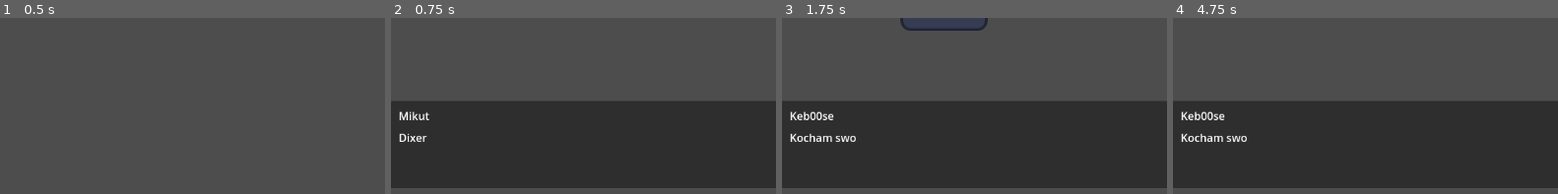
Above: before the commit, frames 1-4 (left to right).
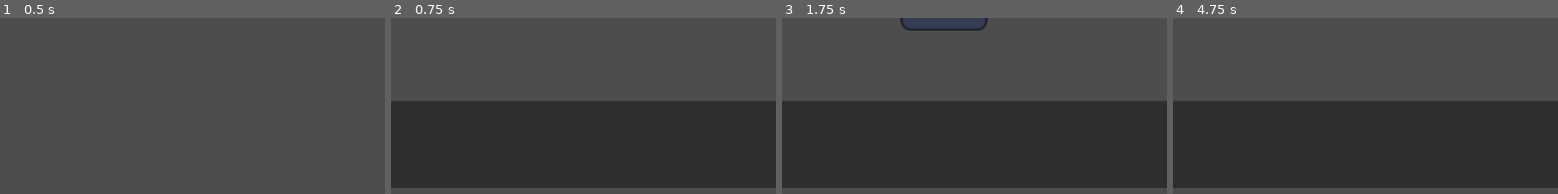
Above: after the commit, the same moments.

Repository: Frajerskie-Game-Studio/Shadow-Delivery
Game: Godot game, scene res://Entieties/dixer.tscn
Same seed, same stepped clock (60 frames per second), same inputs: the game is played once before the commit and once after it. The engine's default icon, where the game draws it, is replaced by a stand-in: a white triangle on a blue panel in a dark square.
Inputs (mouse positions are % of the whole screen's width and height, from its top left):
- Up to frame 1 (0.5 s): no input
- Up to frame 2 (0.75 s): tap Enter at 0.5 s; move the mouse to (75, 53) at 0.52 s; hold D (move_right) from 0.53 s (still down); hold Shift (run) from 0.53 s (still down); click (75, 53) at 0.6 s
- Up to frame 3 (1.75 s): move the mouse to (30, 46) at 1.27 s; release D (move_right) at 1.28 s; release Shift (run) at 1.28 s; hold S (move_down) from 1.28 s (still down); tap Shift (run) at 1.35 s; click (30, 46) at 1.55 s
- Up to frame 4 (4.75 s): move the mouse to (60, 12) at 2.02 s; release S (move_down) at 2.03 s; hold D (move_right) 2.03-2.78 s; hold Shift (run) 2.03-2.78 s; click (60, 12) at 2.1 s; move the mouse to (45, 65) at 2.77 s; hold W (move_up) 2.78-3.53 s; tap Shift (run) at 2.85, 4.35 s; click (45, 65) at 3.05 s; move the mouse to (81, 58) at 3.52 s; hold Shift (run) 3.53-4.28 s; hold A (move_left) from 3.53 s (still down); click (81, 58) at 3.6 s; move the mouse to (19, 21) at 4.27 s; click (19, 21) at 4.55 s
The pictures show only the part of the screen within x 15-65%, y 50-100%; the shares and areas given below are measured in that part.

Frame 1 is identical in both runs. In frame 2, 0.5% of the frame differs, in the area x 2-10%, y 53-71%; in frame 3, 0.8%, in the area x 2-20%, y 53-71%; in frame 4, 0.8%.
Error after the commit: Invalid call. Nonexistent function 'load_data' in base 'Panel'. (res://Entieties/HudCanvas.gd:15)

Commit message:
Adding documentation

Diff:
--- a/Entieties/DialogHud.gd
+++ b/Entieties/DialogHud.gd
@@ -9,12 +9,14 @@
 func _ready():
 	pass
 
+#function loading data to dialog
 func load_data(npc_name, npc_text):
 	dialog_text = npc_text
 	$MarginContainer/HBoxContainer/Panel/VBoxContainer/MarginContainer/Name.text = npc_name
 	$MarginContainer/HBoxContainer/Panel/VBoxContainer/MarginContainer2/RichTextLabel.text = dialog_text
 	writetext = true
 
+#this nice animation of dialog text
 func _process(delta):
 	if writetext:
 		if $MarginContainer/HBoxContainer/Panel/VBoxContainer/MarginContainer2/RichTextLabel.visible_characters < dialog_text.length():
@@ -22,5 +24,6 @@
 		else:
 			$MarginContainer/HBoxContainer/Panel/VBoxContainer/MarginContainer2/RichTextLabel.visible_characters = -1
 			writetext = false
+	#emmiting signal to load next dialog line
 	elif Input.is_action_just_pressed("mouse_click"):
 		next_line.emit()
--- a/Entieties/DialogHud.tscn
+++ b/Entieties/DialogHud.tscn
@@ -1,8 +1,7 @@
-[gd_scene load_steps=4 format=3 uid="uid://btwspjfodubbu"]
+[gd_scene load_steps=3 format=3 uid="uid://btwspjfodubbu"]
 
 [ext_resource type="Texture2D" uid="uid://dmq71f8e1aqr7" path="res://icon.svg" id="1_hjp1c"]
 [ext_resource type="Script" path="res://Entieties/DialogHud.gd" id="1_mrw2w"]
-[ext_resource type="Script" path="res://Entieties/Panel.gd" id="2_2dj37"]
 
 [node name="Control" type="Control"]
 layout_mode = 3
@@ -37,7 +36,6 @@
 [node name="Panel" type="Panel" parent="MarginContainer/HBoxContainer"]
 layout_mode = 2
 size_flags_horizontal = 3
-script = ExtResource("2_2dj37")
 
 [node name="VBoxContainer" type="VBoxContainer" parent="MarginContainer/HBoxContainer/Panel"]
 layout_mode = 1
--- a/Entieties/HudCanvas.gd
+++ b/Entieties/HudCanvas.gd
@@ -8,6 +8,7 @@
 func _ready():
 	pass
 
+#loading data to canvas layer (parent can't see Control node, but can se CanvasLayer)
 func load_data(npc_name, npc_text):
 	dialog_name = npc_name
 	text = npc_text
@@ -16,6 +17,7 @@
 func _process(delta):
 	pass
 
+#loading next line and if not exist ending dialog end deleting dialog window
 func _on_control_next_line():
 	dialog_index+=1
 	if dialog_index < len(text):
--- a/Entieties/NPC.gd
+++ b/Entieties/NPC.gd
@@ -7,10 +7,11 @@
 signal showDialog(npc_name, dialog_dict, dialog_npc)
 
 var ableToTalk = false
+#variable blocking showing next dialog if one dialog is running
 var block = false
 var dialogStates
 
-
+#function saving data to JSON file
 func writeToJson():
 	var file = FileAccess.open("./Data/npc_test.json", FileAccess.WRITE)
 	file.store_string(JSON.stringify(npc_data))
@@ -18,27 +19,34 @@
 
 
 func _ready():
+	#reading json file data
 	var text = FileAccess.get_file_as_string("./Data/npc_test.json")
+	#assigning json file data to npc_data in form of object
 	npc_data = JSON.parse_string(text)
 
 	npc_name = npc_data["name"]
+	#array of dialog states
 	dialogStates = npc_data["dialogStates"]
+	#position of dialog state
 	current_dialog_position = npc_data["currentDialogState"]
 
 func _process(delta):
 	if ableToTalk and !block:
 		if Input.is_action_just_pressed("mouse_click"):
-			print("showDialog")
 			block = true
+			#emmiting signal to parent (level loader) to show dialog
 			showDialog.emit(npc_name, npc_data[dialogStates[current_dialog_position]], self)
+			#setting next state position
 			if current_dialog_position < len(dialogStates) - 1:
 				current_dialog_position+=1
 				npc_data["currentDialogState"] = current_dialog_position
+			#saving modified data
 			writeToJson()
-
+#function unblocking next dialog
 func end_dialog():
 	block = false
 
+#this shit for running dialog
 func _on_mouse_entered():
 	if !block:
 		ableToTalk = true
--- a/Entieties/Panel.gd
+++ /dev/null
@@ -1,25 +0,0 @@
-extends Panel
-
-@onready var writetext = false
-var dialog_text
-
-signal next_line
-
-func _ready():
-	pass
-
-func load_data(npc_name, npc_text):
-	dialog_text = npc_text
-	$VBoxContainer/MarginContainer/Name.text = npc_name
-	$VBoxContainer/MarginContainer2/RichTextLabel.text = dialog_text
-	writetext = true
-
-func _process(delta):
-	if writetext:
-		if $VBoxContainer/MarginContainer2/RichTextLabel.visible_characters < dialog_text.length():
-			$VBoxContainer/MarginContainer2/RichTextLabel.visible_characters += 1
-		else:
-			$VBoxContainer/MarginContainer2/RichTextLabel.visible_characters = -1
-			writetext = false
-	elif Input.is_action_just_pressed("mouse_click"):
-		next_line.emit()
--- a/Entieties/dixer.gd
+++ b/Entieties/dixer.gd
@@ -10,14 +10,16 @@
 func _process(delta):
 	pass
 
-
+#showing dialog function
 func _on_npc_show_dialog(npc_name, dialog_dict, dialog_npc):
 	var this_dialog = dialog_hud.instantiate()
 	self.add_child(this_dialog)
 	this_dialog.load_data(npc_name, dialog_dict)
 	current_dialog_npc = dialog_npc
 
+#ending dialog
 func end_dialog():
+	#searching for right NPC (passed thru _on_npc_show_dialog)
 	for child in get_children():
 		if child == current_dialog_npc:
 			child.end_dialog()
--- a/scripts/player_movement.gd
+++ b/scripts/player_movement.gd
@@ -1,6 +1,8 @@
 extends CharacterBody2D
 
+#speed of player
 var speed = 300.0
+#variable blocking player movement
 var can_move = true
 
 func get_input():
@@ -9,19 +11,23 @@
 	var directionX = 0
 	var directionY = 0
 
+	#setting Y axis in player movement vector if player is not moving in X axis
 	if Input.get_action_strength("move_right") - Input.get_action_strength("move_left") == 0 and Input.get_action_strength("move_down") - Input.get_action_strength("move_up") != 0 :
 		directionY =  Input.get_action_strength("move_down") - Input.get_action_strength("move_up")
+	#setting X axis in player movement vector if player is not moving in Y axis
 	elif Input.get_action_strength("move_right") - Input.get_action_strength("move_left") != 0 and Input.get_action_strength("move_down") - Input.get_action_strength("move_up") == 0:
 		directionX = Input.get_action_strength("move_right") - Input.get_action_strength("move_left")
 
+	#setting player speed
 	if Input.is_action_pressed("run"):
 		speed = 380.0
 	else:
 		speed = 300.0
-
+	#returning player movement vector
 	return Vector2(directionX, directionY)
 
 func _physics_process(delta):
+	#moving player
 	if can_move:
 		var directionVector = get_input()
 		velocity = directionVector.normalized() * speed
